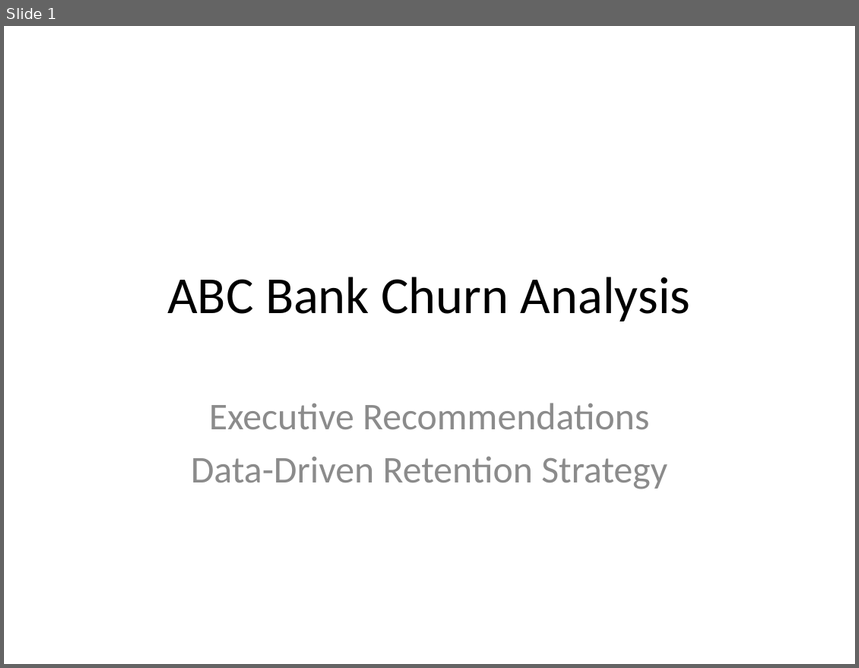
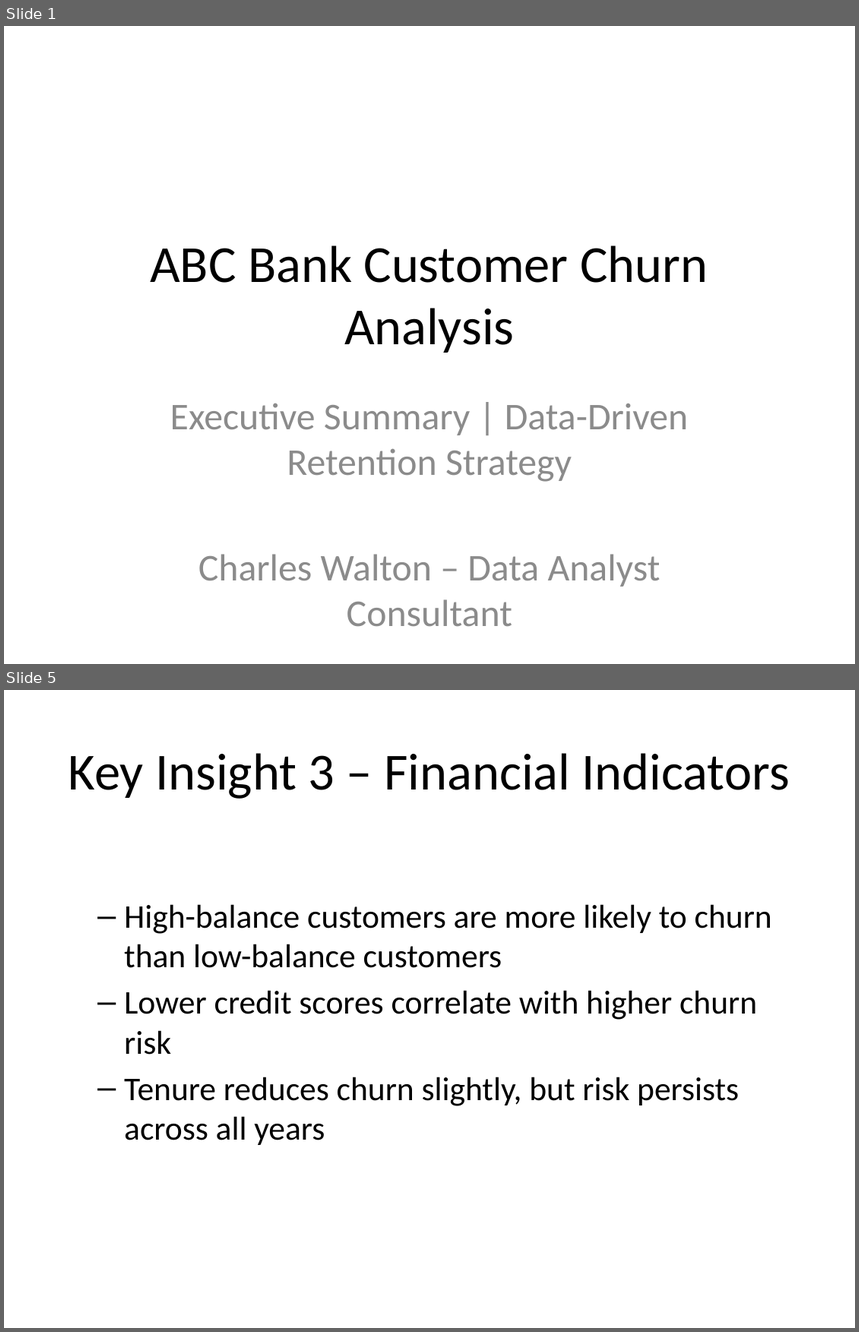
Before and after one commit to cwalton133/abc-bank-churn-analysis, a slide deck: slides/ABC_Bank_Churn_Recommendations.pptx. Shown one above the other, each under a label of ours: slide 1 before the commit, slides 1 and 5 after it; the slides between them are not shown. The pictures are 859x668 and 859x1332 pixels, drawn with LibreOffice and Linux fonts; fonts in the diff are those of the drawing. Boxes give left, top, right and bottom in pixels: in the first picture for what was removed or moved away, otherwise in the second. Text is boxed around its words. In the diff, an @@ line names an element or a change of style, - is before the commit and + after.

```diff
--- a/slides/ABC_Bank_Churn_Recommendations.pptx
+++ b/slides/ABC_Bank_Churn_Recommendations.pptx
@@ slide 5 added at (x1=4, y1=690, x2=855, y2=1328), background #FFFFFF @@
@@ title added at (x1=69, y1=753, x2=790, y2=799), 44 pt, text #000000 @@
+Key Insight 3 – Financial Indicators
@@ text added at (x1=124, y1=904, x2=772, y2=1145), 28 pt, text #000000 @@
+  – High-balance customers are more likely to churn than low-balance customers
+  – Lower credit scores correlate with higher churn risk
+  – Tenure reduces churn slightly, but risk persists across all years
@@ slide 1 changed as well @@
@@ title at (x1=150, y1=246, x2=708, y2=353): text changed @@
-ABC Bank Churn Analysis
+ABC Bank Customer Churn Analysis
@@ subtitle at (x1=170, y1=404, x2=688, y2=626): text changed @@
-Executive Recommendations
-Data-Driven Retention Strategy
+Executive Summary | Data-Driven Retention Strategy
+Charles Walton – Data Analyst Consultant
```
Also in this commit, not shown: 3 other slides changed, 5 other slides added, 6 slides removed.
